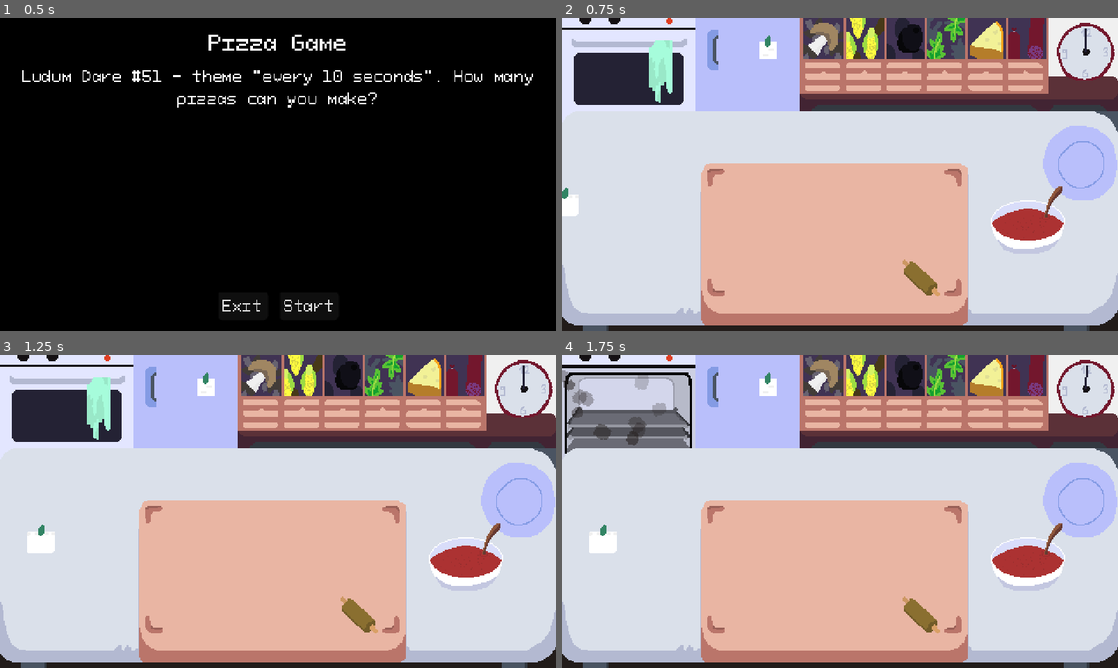
Above: before the commit, frames 1-4 (two rows, left to right).
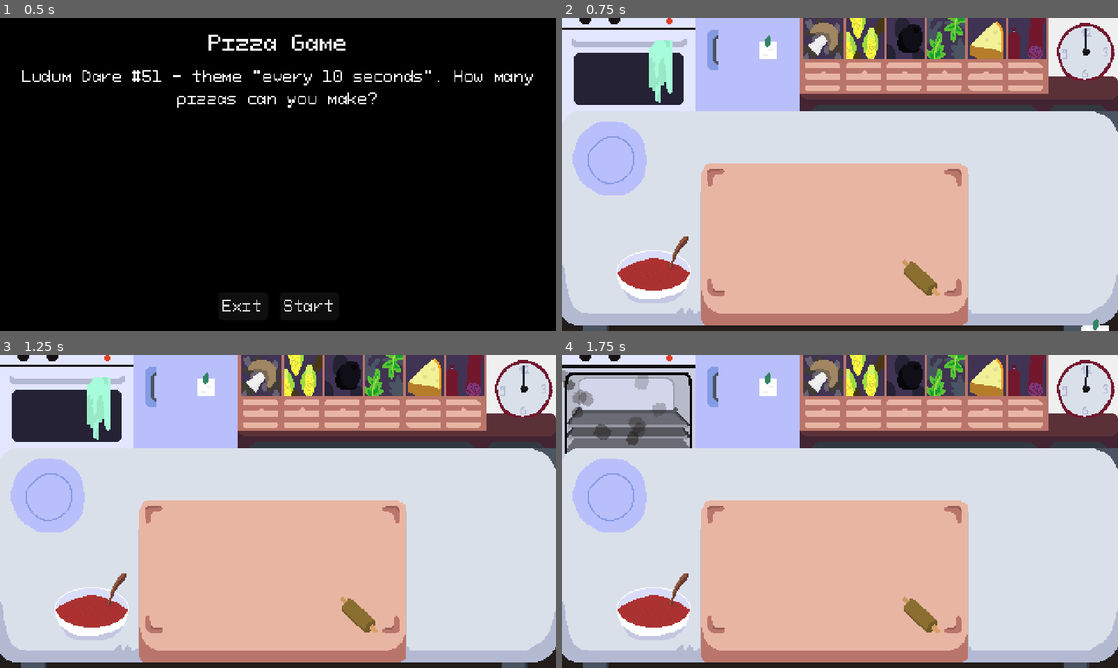
Above: after the commit, the same moments.

Repository: martindzejky/pizza-game
Game: Godot game, scene res://scenes/start.tscn
Two runs of this game, one before a commit and one after it. Both use one fixed random seed, a clock stepped at 60 frames per second and the inputs below.
Inputs (mouse positions are in pixels of both pictures, inside the frame that each line leads up to):
- Up to frame 1 (0.5 s): no input
- Up to frame 2 (0.75 s): click "Start" at 0.5 s
- Up to frame 3 (1.25 s): no input
- Up to frame 4 (1.75 s): tap Enter at 1.25 s; move the mouse to (628, 401) at 1.27 s; click (628, 401) at 1.42 s

Frame 1 is identical in both runs. In frame 2, 8.5% of the frame differs, in the area x 0-100%, y 33-100%; in frame 3, 8.5%; in frame 4, 8.5%.

Commit message:
reorder the table

Diff:
--- a/objects/plate/plate.tscn
+++ b/objects/plate/plate.tscn
@@ -33,7 +33,7 @@
 "times": PackedFloat32Array(0, 0.5, 1),
 "transitions": PackedFloat32Array(1, 1, 1),
 "update": 0,
-"values": [Vector2(0, 0), Vector2(100, 0), Vector2(0, 0)]
+"values": [Vector2(0, 0), Vector2(-100, 0), Vector2(0, 0)]
 }
 tracks/1/type = "method"
 tracks/1/imported = false
--- a/objects/table/table.tscn
+++ b/objects/table/table.tscn
@@ -24,13 +24,13 @@
 shape = SubResource("RectangleShape2D_qmpfi")
 
 [node name="orders" parent="." instance=ExtResource("3_mtrua")]
-position = Vector2(0, 100)
+position = Vector2(458, 213)
 
 [node name="plate" parent="." instance=ExtResource("2_eynit")]
-position = Vector2(447, 45)
+position = Vector2(41, 41)
 
 [node name="tomato" parent="." instance=ExtResource("3_mttq4")]
-position = Vector2(402, 93)
+position = Vector2(79, 136)
 
 [node name="dough-tool" parent="." instance=ExtResource("6_8hmyr")]
 position = Vector2(310, 144)
